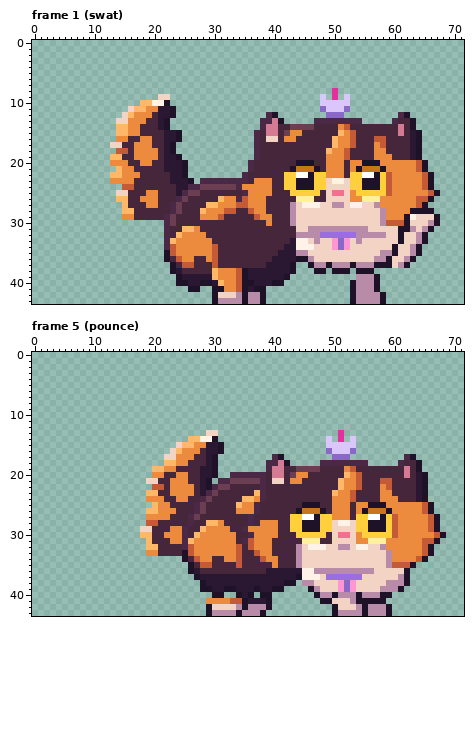
Pixel-art file: assets/source/characters/donut/donut_h40_melee.ase. Above: the version before the commit.
72x44 pixels, 15 frames. Shown: frame 1 (swat), frame 5 (pounce). The commit also changed other frames, which this record leaves out.
New version:
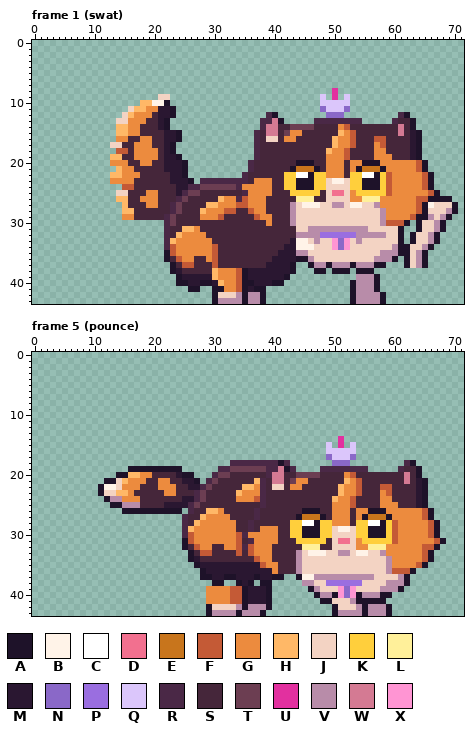
Palette (. is transparent): A #1e1229  B #fff3e8  C #ffffff  D #f2708f  E #c8751c  F #c45a36  G #ec8b3e  H #ffb867  J #f3d3c3  K #ffcf3c  L #fff09a  M #2a1731  N #8a68c8  P #9a6ee0  Q #dbc6fb  R #4a2846  S #45263a  T #6c3e52  U #e2309f  V #b88ca9  W #d47a93  X #ff95d3
Difference:
--- frame 1 (swat), layer "paw"
@@ x 57..71 @@
 25 KKFGGGGGGFA....
-26 LGGGGGGFFA.....
-27 VGGGGGGFA......
-28 JVGGGGAAAA.....
-29 JVGGGABJJJA....
-30 JVFFFAJJJVA....
-31 JJJJAAVJVA.....
-32 VVJJAJJVA......
-33 JJJJAJJVA......
-34 JJJAJJVA.......
-35 JVVAJJVA.......
-36 VVAJJVA........
-37 AAAJVA.........
+26 LGGGGGGFFAAAA..
+27 VGGGGGGFABJJJA.
+28 JVGGGGGFAJJJVA.
+29 JVGGGGFAAVJVA..
+30 JVFFFA.AJJVA...
+31 JJJJA..AJJVA...
+32 VVJJA.AJJVA....
+33 JJJJA.AJJVA....
+34 JJJVAAJJVA.....
+35 JVVVAAJVA......
+36 VVVA.AJVA......
+37 AA...AJVA......
 38 ...............
--- frame 5 (pounce)
@@ x 0..71 @@
 12 ........................................................................
-13 .............................JJ....................U....................
-14 ..........................HHBBA..................Q.U.Q..................
-15 ........................JHHGGMMA.................QQQQQ..................
-16 .......................JHGGGSMMA.................NQQQN..................
-17 ......................JJGGGSSMA.........RA........NNN.........RA........
-18 ......................HHGGSSSMA........RRWA.....RRRRRRRR.....RSSA.......
-19 ....................HHGGSSSSMMA........RWWSSTTTTSSSSGFSSSSSSSSWSA.......
-20 ....................GGSSGGSSMMA..RRRRRRSWWSTGGSSSSSSHGFSSSSSSSWSMA......
-21 ...................JJSSGGGSSMA.RRTTTTTRSJJSGGSSSSSSHGGFSSSFFSSSSMA......
-22 ....................FFSGGGGSMARTTSSSSSRSSSSSSSSSSSSHGGFSSSGFSSSSMA......
-23 ...................HHSSGGGGSMRTSSSSSSHRSSSSSSSSSSSHGGFSSSSGGSSSSMA......
-24 ...................GGGSSGGSSRTSSSSSHHGRSSSSSSSSSSSGGGFSSSSGGGSSSMA......
-25 ....................HGGSSSSRTSSSSSHGGRSSSSSSSAAASSGGGSGGAAAGGGGGGFA.....
-26 ...................HHGGGSSSRTSSSSSGGGRSSSSSSAEEEASGGGSGAEEEAGGGGGFA.....
-27 ...................GGGGSSSRTSSSSSSSSRSSSSSSKKCCAKKGGGSKKCCAKFGGGGGFA....
-28 ...................FFSSSSSRSSHHGSSSSRSGGGSSKKAAAKKJBBJKKAAAKFGGGGGFA....
-29 ..................JJSSSGGRSSHGGGGSSRGGGGGSSKKAAAKKJJJJKKAAAKFGGGGGFA....
-30 ..................HHSSGGGRSHGGGGGGSSRGGGGSSSKKKKKSJDDJGKKKKKFGGGGGGFA...
-31 ...................HSSSGGRHGGGGGGGSRFGGGSSSSSLLLSSJJJJGGLLLGGGGGGFFA....
-32 ...................HHSSSSRFGGGGGGGFSFGGGSSSSVJBBBJJVVJBBJJVGGGGGGFA.....
-33 ...................GGSSSSAFGGGGGGGFSSFGGSSSSVJJJJJJJJJJJJJJVGGGGGFA.....
-34 .........................ASFGGSSGGFSSSFGGSSSVJJJJJJJJJJJJJJVGGGGFA......
-35 ..........................ASFFSSSSFSSSSSGSSSVJJJJJJJJJJJJJJVFFFA........
-36 ..........................AMSSSSSSSSSSSMMMMMMBBVVVVVVVVVVJJJJJA.........
-37 ...........................AMMMMMMMMMMMMMMMMABBBJPPPPPPJJJJJJVA.........
-38 ............................AMMMMMMMMMMMMMAA.VVJJJJXNXJJJJJVVVA.........
-39 ............................AAMMAAMMMAMMAA....AVJJJXNXJJJJVVVA..........
-40 ..............................AA..AMA.AA.......AVVAVVVAVVVAA............
+13 ........................................................................
+14 ...................................................U....................
+15 .................................................Q.U.Q..................
+16 .................................................QQQQQ..................
+17 .................................................NQQQN..................
+18 .................................RRRRRRRRAR.......NNN.........RA........
+19 ................AAAAAAAAA......RRTTTTTTRRWAR....RRRRRRRR.....RSSA.......
+20 ..............AAHHGGSSSSMAA...RTTSSSSSSRWWSSTTTTSSSSGFSSSSSSSSWSA.......
+21 ............AAJHGGGSSGGSSMMA.RTSSSSSSHRSWWSTGGSSSSSSHGFSSSSSSSWSMA......
+22 ...........ABBJGGGSSSGGGSSMMRTSSSSSHHGRSJJSGGSSSSSSHGGFSSSFFSSSSMA......
+23 ...........AJJHHGSSSSSGGSSSRTSSSSSHGGGRSSSSSSSSSSSSHGGFSSSGFSSSSMA......
+24 ............AVVGGGSSSSSSSMMRTSSSSSGGGFRSSSSSSSSSSSHGGFSSSSGGSSSSMA......
+25 .............AAVVVSSSSMMMMRTSSSSSSSSSSRSSSSSSSSSSSGGGFSSSSGGGSSSMA......
+26 ...............AAAAAAAAAA.RSSHHGSSSSSRSSSSSSSAAASSGGGSGGAAAGGGGGGFA.....
+27 .........................RSSHGGGGSSSSRSSSSSSAEEEASGGGSGAEEEAGGGGGFA.....
+28 .........................RSHGGGGGGSSRSSSSSSKKCCAKKGGGSKKCCAKFGGGGGFA....
+29 .........................RHGGGGGGGSSRSGGGSSKKAAAKKJBBJKKAAAKFGGGGGFA....
+30 .........................RFGGGGGGGFRGGGGGSSKKAAAKKJJJJKKAAAKFGGGGGFA....
+31 .........................AFGGGGGGGFSRGGGGSSSKKKKKSJDDJGKKKKKFGGGGGGFA...
+32 .........................ASFGGSSGGFRFGGGSSSSSLLLSSJJJJGGLLLGGGGGGFFA....
+33 ..........................ASFFSSSSFSFGGGSSSSVJBBBJJVVJBBJJVGGGGGGFA.....
+34 ..........................AMSSSSSSSSSFGGSSSSVJJJJJJJJJJJJJJVGGGGGFA.....
+35 ...........................AMMMMMMMMMMFGGSSSVJJJJJJJJJJJJJJVGGGGFA......
+36 ............................AMMMMMMMMMMMGSSSVJJJJJJJJJJJJJJVFFFA........
+37 ............................AAMMAAMMMAMMAA..ABBVVVVVVVVVVJJJJVA.........
+38 ..............................AA..AMA.AA.....VVJJPPPPPPJJJJVVVA.........
+39 .............................GGGGFFAMMMA......AVJJJXNXJJJJVVVA..........
+40 .............................GGGGFFAMMMA.......AVVAXNXAVVVAA............
 41 .............................GGGGFFAMMMA........AAJJJVAAAAA.............
Boxes around the changes in both pictures, in picture pixels (x1, y1, x2, y2):
changed: (386, 196, 458, 268)
changed: (98, 430, 446, 598)
